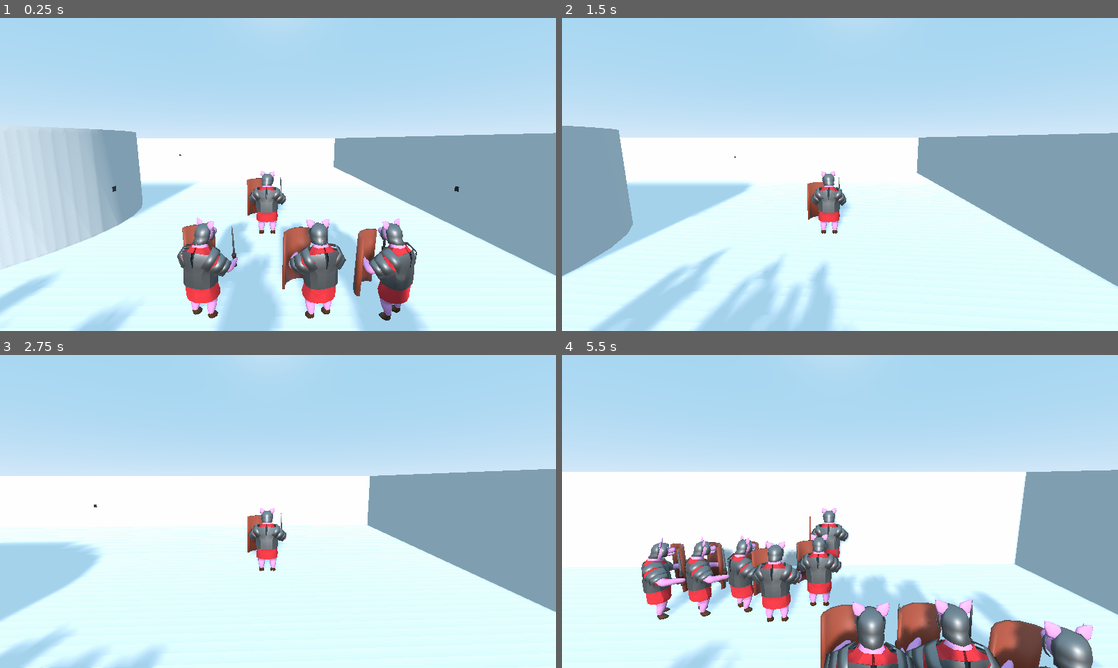
Above: before the commit, frames 1-4 (two rows, left to right).
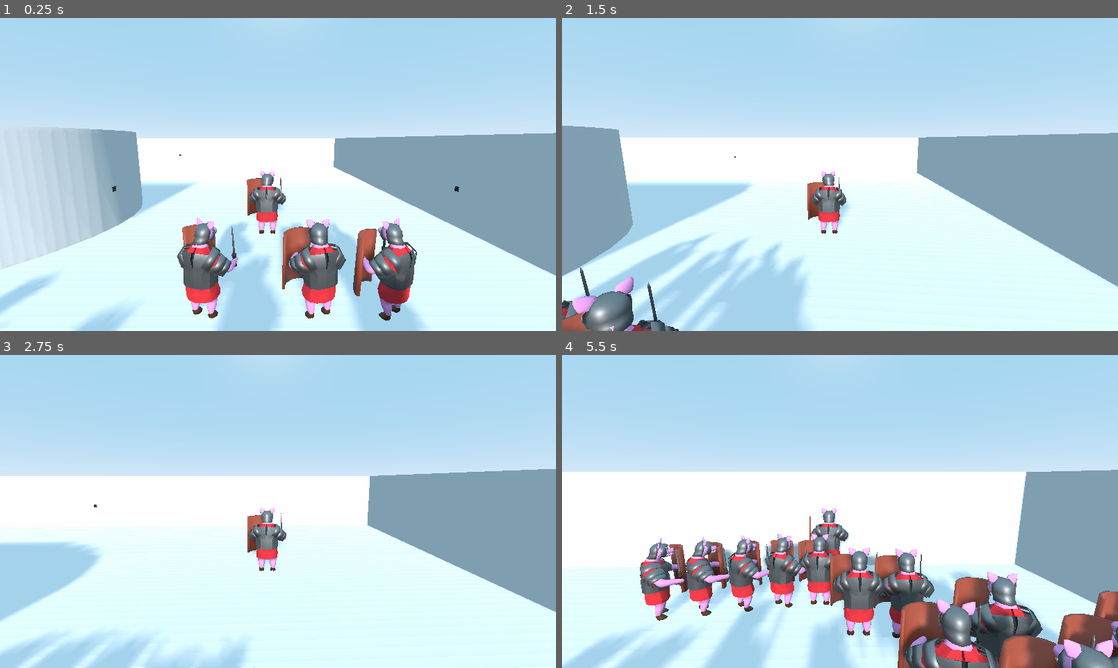
Above: after the commit, the same moments.

Repository: BVenturaDev/War-Pigs
Game: Godot game, scene res://scenes/levels/Test_Level.tscn
The game is run twice, just before and just after one commit, with the same random seed, the same clock (stepped at 60 frames per second) and the same inputs.
Inputs (mouse positions are in pixels of both pictures, inside the frame that each line leads up to):
- Up to frame 1 (0.25 s): no input
- Up to frame 2 (1.5 s): tap E (ui_select, bound only after the commit) at 0.5, 0.77, 1.07, 1.25 s; move the mouse to (867, 174) at 0.52 s; hold W (move_forward) from 0.53 s (still down); right-click (867, 174) at 0.6 s; tap Space (ui_select, bound only before the commit) at 0.8, 1.35 s; move the mouse to (812, 174) at 1.27 s
- Up to frame 3 (2.75 s): keep holding W (move_forward); tap E (ui_select, bound only after the commit) at 1.52, 1.55, 1.82, 2, 2.1 s; move the mouse to (289, 505) at 2.02 s; right-click (289, 505) at 2.3 s
- Up to frame 4 (5.5 s): keep holding W (move_forward); tap E (ui_select, bound only after the commit) at 2.75, 3.02, 3.32, 3.5, 3.77, 3.8, 4.07, 4.25, 4.52, 4.82 s; move the mouse to (834, 517) at 2.77 s; tap Middle mouse button (charge) at 2.85 s; tap Space (ui_select, bound only before the commit) at 3.05, 5.1 s; move the mouse to (878, 514) at 3.52 s; click (878, 514) at 3.6 s; move the mouse to (795, 508) at 4.27 s; right-click (795, 508) at 4.35 s; move the mouse to (845, 511) at 5.02 s

The runs differ from the first frame. In frame 2, 6.9% of the frame differs, in the area x 0-50%, y 50-100%; in frame 3, 2.2%; in frame 4, 19%, in the area x 0-100%, y 57-100%.

Commit message:
Added Recruitment System
Implemented recruitment when pigs are KO'd.  Minor bug with 3d label complains in debugger but causes no issues.  To be fixed

Diff:
--- a/project.godot
+++ b/project.godot
@@ -27,6 +27,12 @@
 
 [input]
 
+ui_select={
+"deadzone": 0.5,
+"events": [ Object(InputEventJoypadButton,"resource_local_to_scene":false,"resource_name":"","device":0,"button_index":3,"pressure":0.0,"pressed":false,"script":null)
+, Object(InputEventKey,"resource_local_to_scene":false,"resource_name":"","device":0,"alt":false,"shift":false,"control":false,"meta":false,"command":false,"pressed":false,"scancode":69,"unicode":0,"echo":false,"script":null)
+ ]
+}
 move_forward={
 "deadzone": 0.5,
 "events": [ Object(InputEventKey,"resource_local_to_scene":false,"resource_name":"","device":0,"alt":false,"shift":false,"control":false,"meta":false,"command":false,"pressed":false,"scancode":87,"unicode":0,"echo":false,"script":null)
--- a/scenes/components/Enemy.tscn
+++ b/scenes/components/Enemy.tscn
@@ -1,8 +1,10 @@
-[gd_scene load_steps=7 format=2]
+[gd_scene load_steps=10 format=2]
 
 [ext_resource path="res://src/components/Enemy.gd" type="Script" id=1]
 [ext_resource path="res://scenes/materials/enemy.tres" type="Material" id=2]
 [ext_resource path="res://scenes/components/Path_Finder.tscn" type="PackedScene" id=3]
+[ext_resource path="res://src/tools/Viewport.gd" type="Script" id=4]
+[ext_resource path="res://scenes/fonts/Roboto_Bold.tres" type="DynamicFont" id=5]
 
 [sub_resource type="CapsuleMesh" id=1]
 material = ExtResource( 2 )
@@ -18,12 +20,15 @@
 material = ExtResource( 2 )
 size = Vector3( 1, 1, 6 )
 
+[sub_resource type="ViewportTexture" id=4]
+viewport_path = NodePath("Recruit_Label/Viewport")
+
 [node name="Enemy" type="KinematicBody" groups=[
 "Enemies",
 ]]
 input_ray_pickable = false
-collision_layer = 2
-collision_mask = 3
+collision_layer = 4
+collision_mask = 7
 script = ExtResource( 1 )
 
 [node name="MeshInstance" type="MeshInstance" parent="."]
@@ -48,4 +53,24 @@
 
 [node name="Path_Finder" parent="." instance=ExtResource( 3 )]
 
+[node name="Recruit_Label" type="Sprite3D" parent="."]
+transform = Transform( 1, 0, 0, 0, 1, 0, 0, 0, 1, 0, 12.1183, 0 )
+visible = false
+cast_shadow = 0
+pixel_size = 0.02
+billboard = 1
+texture = SubResource( 4 )
+
+[node name="Viewport" type="Viewport" parent="Recruit_Label"]
+size = Vector2( 510, 76 )
+transparent_bg = true
+render_target_v_flip = true
+script = ExtResource( 4 )
+
+[node name="Label" type="Label" parent="Recruit_Label/Viewport"]
+margin_right = 40.0
+margin_bottom = 14.0
+custom_fonts/font = ExtResource( 5 )
+text = "Press E to Recruit"
+
 [connection signal="timeout" from="Search_Timer" to="." method="_on_Search_Timer_timeout"]
--- a/scenes/components/Formations.gd
+++ b/scenes/components/Formations.gd
@@ -64,6 +64,7 @@
 
 func _attack(var i: int) -> void:
 	# Send the minion to the player target position
+	minions[i].state = minions[i].states.FOLLOW
 	minions[i].target = _create_pos(_find_pos_loc(i))
 	minions[i].in_formation = false
 	minions[i].path_finder.update_path(minions[i].target)
@@ -97,8 +98,7 @@
 
 func return_to_formation() -> void:
 		for i in minions:
-			if not i.in_formation:
-				i.line_up()
+			i.line_up()
 
 func charge() -> void:
 	for i in minions:
--- a/scenes/components/Player.tscn
+++ b/scenes/components/Player.tscn
@@ -1,10 +1,11 @@
-[gd_scene load_steps=5 format=2]
+[gd_scene load_steps=6 format=2]
 
 [ext_resource path="res://src/components/Player.gd" type="Script" id=1]
 [ext_resource path="res://scenes/models/pig.tscn" type="PackedScene" id=2]
 [ext_resource path="res://scenes/components/Formations.gd" type="Script" id=3]
+[ext_resource path="res://assets/ui/cross_hair.png" type="Texture" id=4]
 
-[sub_resource type="CapsuleShape" id=3]
+[sub_resource type="CapsuleShape" id=1]
 radius = 2.0
 height = 7.0
 
@@ -24,8 +25,24 @@
 spring_length = 40.0
 
 [node name="Camera" type="Camera" parent="Camara_Control/SpringArm"]
+current = true
 near = 0.01
 far = 1000.0
+
+[node name="interact_Target" type="RayCast" parent="Camara_Control"]
+enabled = true
+cast_to = Vector3( 0, 0, -20 )
+collision_mask = 5
+
+[node name="Target_Ray" type="RayCast" parent="Camara_Control"]
+cast_to = Vector3( 0, 0, -110 )
+
+[node name="Sprite3D" type="Sprite3D" parent="Camara_Control"]
+transform = Transform( 1, 0, 0, 0, 1, 0, 0, 0, 1, 0, 0, -1 )
+cast_shadow = 0
+opacity = 0.75
+pixel_size = 0.02
+texture = ExtResource( 4 )
 
 [node name="Formations" type="Spatial" parent="."]
 script = ExtResource( 3 )
--- /dev/null
+++ b/scenes/fonts/Roboto_Bold.tres
@@ -0,0 +1,10 @@
+[gd_resource type="DynamicFont" load_steps=2 format=2]
+
+[sub_resource type="DynamicFontData" id=1]
+font_path = "res://assets/fonts/Roboto-Bold.ttf"
+
+[resource]
+size = 64
+outline_size = 2
+outline_color = Color( 0, 0, 0, 1 )
+font_data = SubResource( 1 )
--- a/scenes/levels/Test_Level.tscn
+++ b/scenes/levels/Test_Level.tscn
@@ -26,6 +26,21 @@
 
 [node name="Enemy" parent="Navigation" instance=ExtResource( 4 )]
 transform = Transform( -4.37114e-08, 0, -1, 0, 1, 0, 1, 0, -4.37114e-08, -75.0814, -8, -59.4223 )
+
+[node name="Enemy2" parent="Navigation" instance=ExtResource( 4 )]
+transform = Transform( -4.37114e-08, 0, -1, 0, 1, 0, 1, 0, -4.37114e-08, -75.0814, -8, -50.3072 )
+
+[node name="Enemy3" parent="Navigation" instance=ExtResource( 4 )]
+transform = Transform( -4.37114e-08, 0, -1, 0, 1, 0, 1, 0, -4.37114e-08, -75.0814, -8, -73.2541 )
+
+[node name="Enemy4" parent="Navigation" instance=ExtResource( 4 )]
+transform = Transform( -4.37114e-08, 0, -1, 0, 1, 0, 1, 0, -4.37114e-08, -86.2486, -8, -73.2541 )
+
+[node name="Enemy5" parent="Navigation" instance=ExtResource( 4 )]
+transform = Transform( -4.37114e-08, 0, -1, 0, 1, 0, 1, 0, -4.37114e-08, -86.2486, -8, -60.6271 )
+
+[node name="Enemy6" parent="Navigation" instance=ExtResource( 4 )]
+transform = Transform( -4.37114e-08, 0, -1, 0, 1, 0, 1, 0, -4.37114e-08, -86.2486, -8, -50.0485 )
 
 [node name="Minion1" parent="Navigation" instance=ExtResource( 3 )]
 transform = Transform( 1, 0, 0, 0, 1, 0, 0, 0, 1, 55, -8, 23 )
--- a/src/components/Enemy.gd
+++ b/src/components/Enemy.gd
@@ -1,5 +1,13 @@
 extends KinematicBody
 
+# Preloads
+var pig_scene = preload("res://scenes/components/Minion.tscn")
+
+# Scene Variables
+onready var label = $Recruit_Label
+onready var dest_timer = $Destruction_Timer
+
+# Enemy Variables
 var hp: int = 100
 var alive: bool = true
 
@@ -7,9 +15,21 @@
 	pass # Replace with function body.
 
 func _physics_process(var delta: float) -> void:
-	if hp < 1:
+	if hp < 1 and alive:
 		get_tree().call_group("Minions", "enemy_killed", self)
 		alive = false
+		label.visible = true
+
+# Convert to a minion
+func recruit() -> void:
+	var pig = pig_scene.instance()
+	get_parent().add_child(pig)
+	pig.global_transform = global_transform
+	pig.join_formation()
+	get_tree().call_group("Minions", "enemy_killed", self)
+	queue_free()
+
+
 
 func damage(var dam: int) -> void:
 	hp -= dam
--- a/src/components/Minion.gd
+++ b/src/components/Minion.gd
@@ -58,6 +58,8 @@
 func join_formation() -> void:
 	player.formations.add_minion(self)
 	in_formation = true
+	state = states.FOLLOW
+	attack_tar = null
 
 func line_up():
 	attack_tar = null
--- a/src/components/Player.gd
+++ b/src/components/Player.gd
@@ -12,6 +12,14 @@
 # Scene Variables
 onready var camera_control = $Camara_Control
 onready var formations = $Formations
+onready var interact_tar = $Camara_Control/interact_Target
+
+func _interact():
+	var col = interact_tar.get_collider()
+	if col:
+		if col.is_in_group("Enemies"):
+			if not col.alive:
+				col.recruit()
 
 func _ready():
 	main = get_parent()
@@ -50,3 +58,5 @@
 		formations.return_to_formation()
 	if Input.is_action_just_pressed("charge"):
 		formations.charge()
+	if Input.is_action_just_pressed("ui_select"):
+		_interact()
--- /dev/null
+++ b/src/tools/Viewport.gd
@@ -0,0 +1,6 @@
+tool
+
+extends Viewport
+
+func _process(var delta: float) -> void:
+	size = $Label.rect_size
Binary file added: assets/fonts/Roboto-Bold.ttf
Binary file added: assets/ui/cross_hair.png
Not shown, added: assets/ui/cross_hair.png.import
Not shown: 1 places in scenes/components/Player.tscn that only renumber resources
